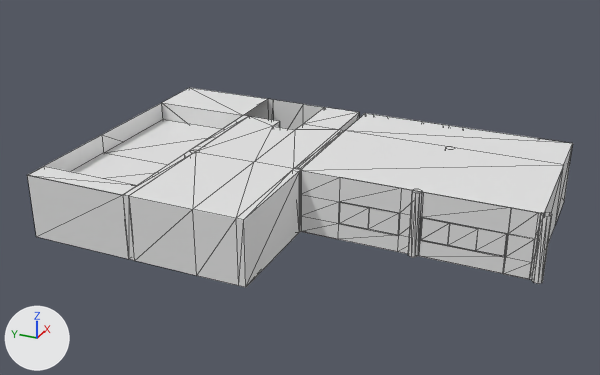
The glTF model _Game/Models/stg_fablab/model.glb, before and after one commit.
The view is the same before and after, from a 50 mm lens placed at (-34.6, -3.7, 19.8), pointed at (1.4, 12.4, 1.8). Arrows for +X, +Y and +Z are at lower left; the lights stay in place. Mesh edges are drawn as thin lines. Vertices at the same position are counted once.

Objects in the first picture: 'stg_fablab'.
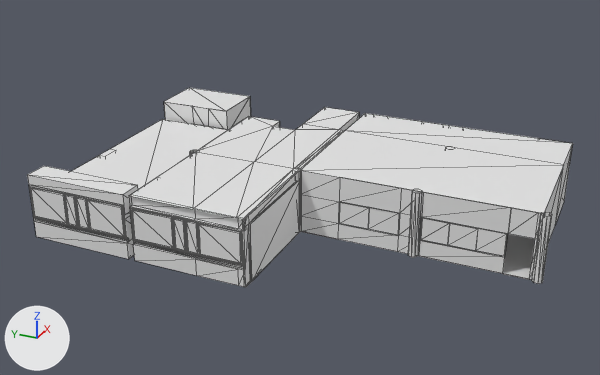
Where the change shows, as pixel boxes (x1, y1, x2, y2) in the pictures (600 x 375 px):
part 1 of me_plane, built on
    before: (28, 88, 324, 195)
    after: (27, 88, 299, 287)
part 2 of me_plane, deleted
    before: (478, 228, 535, 279)

Patch to the scene script:
```diff
--- a/_Game/Models/stg_fablab/model.glb.py
+++ b/_Game/Models/stg_fablab/model.glb.py
@@ me_plane @@
 # used by ob_stg_fablab; location = (0.0, 0.0, 0.0)
-me_plane.from_pydata(...)  # 488 vertices, 706 faces; spans x -6.0..9.4, y -0.4..23.8, z 0.0..3.4
+me_plane.from_pydata(...)  # 1007 vertices, 1432 faces; spans x -6.0..9.4, y -0.4..23.8, z 0.0..3.4
+# me_plane part 1: 13 vertices moved from x -1.8..6.0, y 17.8..18.2, z 0.9..3.4 to x -1.8..6.0, y 17.8..18.2, z 0.9..2.4; 22 vertices removed from x -6.0..9.3, y 15.8..23.7, z 0.0..3.4; 528 vertices added at x -6.0..9.3, y 11.8..23.7, z 0.0..3.4
+# me_plane part 2: 5 vertices removed from x 0.0, y 0.2..1.4, z 0.9..2.1
```
